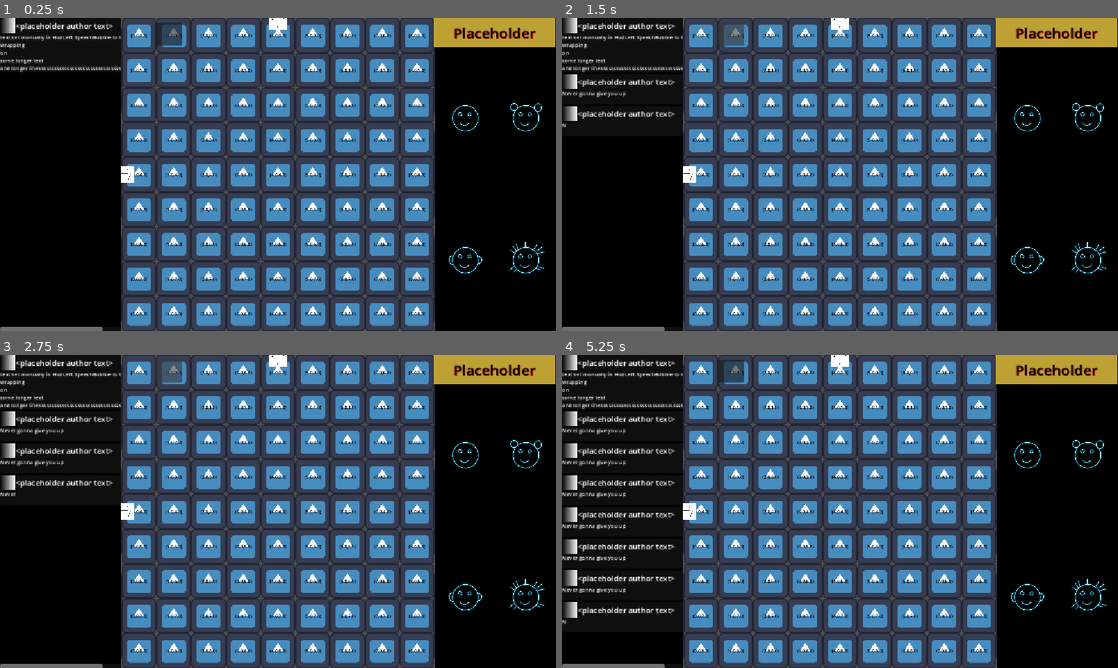
Above: before the commit, frames 1-4 (two rows, left to right).
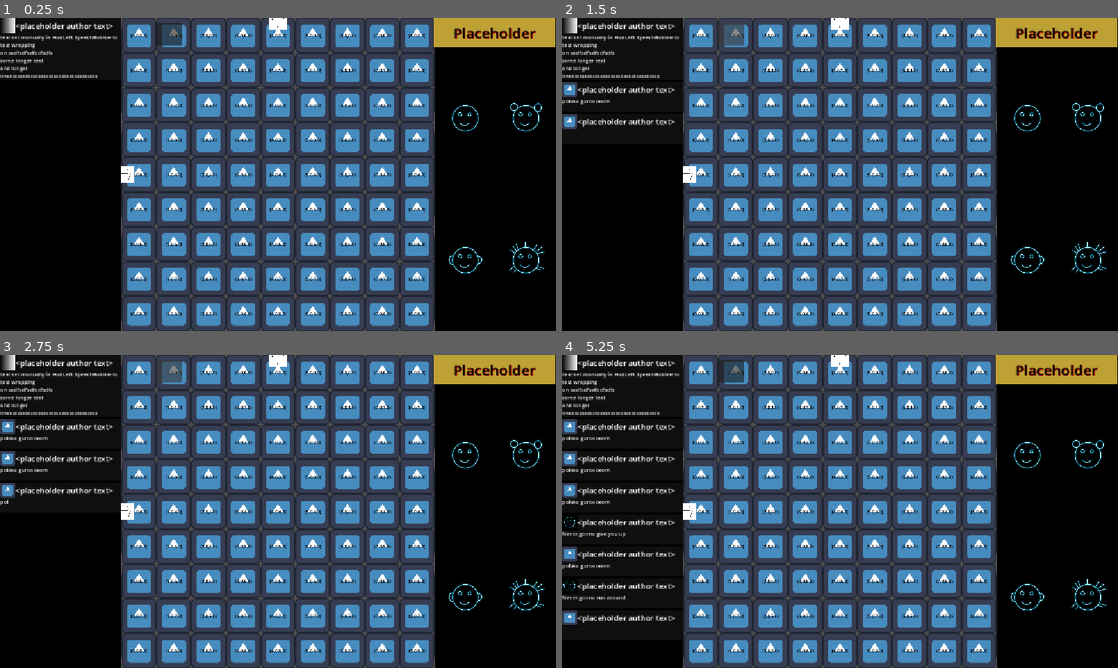
Above: after the commit, the same moments.

Repository: Wallted/ldjam-60
Game: Godot game, scene res://main.tscn
The game is run twice, just before and just after one commit, with the same random seed, the same clock (stepped at 60 frames per second) and the same inputs. The engine's default icon, where the game draws it, is replaced by a stand-in: a white triangle on a blue panel in a dark square.
Inputs (mouse positions are in pixels of both pictures, inside the frame that each line leads up to):
- Up to frame 1 (0.25 s): no input
- Up to frame 2 (1.5 s): click (728, 33) at 0.5 s; click (728, 33) at 1.25 s
- Up to frame 3 (2.75 s): click (166, 370) at 2 s
- Up to frame 4 (5.25 s): tap Enter at 2.75, 4.25 s; move the mouse to (634, 408) at 2.77 s; hold 1 (speak_1) 2.78-3.53 s; click (634, 408) at 2.92 s; tap 2 (speak_2) at 3.05, 3.6 s; tap Space at 3.5, 5 s; move the mouse to (634, 511) at 3.52 s; click (634, 511) at 3.67 s; tap 3 (speak_3) at 3.8 s; move the mouse to (634, 614) at 4.27 s; hold 3 (speak_3) 4.28-5.03 s; click (634, 614) at 4.42 s; tap 4 (speak_4) at 4.55, 5.1 s; move the mouse to (1051, 408) at 5.02 s; click (1051, 408) at 5.17 s

The runs differ from the first frame. In frame 1, 0.7% of the frame differs, in the area x 0-22%, y 5-100%; in frame 2, 2.0%; in frame 3, 2.8%; in frame 4, 5.6%.

Commit message:
Add more sending message logic

Diff:
--- a/HUD/button.gd
+++ /dev/null
@@ -1,9 +0,0 @@
-extends Button
-@onready var hud_left: HUDLeft = $".."
-
-func _ready():
-	self.pressed.connect(_button_pressed)
-
-
-func _button_pressed():
-	hud_left.send_message('Rick', 'Never gonna give you up', 3.0)
--- a/HUD/hud.gd
+++ b/HUD/hud.gd
@@ -13,7 +13,6 @@
 func _process(_delta: float) -> void:
 	pass
 
-
 func send_message(
 	author: String = '',
 	message: String = '',
--- a/HUD/hud_left.gd
+++ b/HUD/hud_left.gd
@@ -4,6 +4,8 @@
 @onready var scroll_container: ScrollContainer = $ScrollContainer
 @onready var chat_window: Control = $ScrollContainer/ChatWindow
 const SPEECH_BUBBLE = preload("uid://dsg5bxkh2cocg")
+
+signal test_button_pressed(author: String, message: String)
 
 # Called when the node enters the scene tree for the first time.
 func _ready() -> void:
@@ -28,9 +30,9 @@
 	speech_bubble.text = message
 	speech_bubble.author = author
 	speech_bubble.duration = duration
+	chat_window.add_child(speech_bubble)
 	if avatar != null:
-		speech_bubble.avatar = avatar
-	chat_window.add_child(speech_bubble)
+		speech_bubble.avatar.texture = avatar
 	get_tree().create_timer(.01).timeout.connect(
 		func () -> void:
 			scroll_container.set_deferred(
@@ -38,3 +40,22 @@
 				scroll_container.get_v_scroll_bar().max_value + 200,
 			)
 	)
+
+
+func _on_button_pressed() -> void:
+	var author = "pudzian"
+	var message = "polska gurooooom"
+
+	if Input.is_action_pressed("speak_1"):
+		author = "1"
+		message = "Never gonna give you up"
+	if Input.is_action_pressed("speak_2"):
+		author = "2"
+		message = "Never gonna let you down"
+	if Input.is_action_pressed("speak_3"):
+		author = "3"
+		message = "Never gonna run around"
+	if Input.is_action_pressed("speak_4"):
+		author = "4"
+		message = "And desert you"
+	test_button_pressed.emit(author, message)
--- a/HUD/hud_left.tscn
+++ b/HUD/hud_left.tscn
@@ -2,7 +2,6 @@
 
 [ext_resource type="Script" uid="uid://u4ulo85n4q2g" path="res://HUD/hud_left.gd" id="1_2ihca"]
 [ext_resource type="PackedScene" uid="uid://dsg5bxkh2cocg" path="res://speech_bubble/speech_bubble.tscn" id="1_y81a5"]
-[ext_resource type="Script" uid="uid://de7ujkkpaaty7" path="res://HUD/button.gd" id="2_kdo4x"]
 
 [node name="HUDLeft" type="Control" unique_id=488148864]
 layout_mode = 3
@@ -23,15 +22,16 @@
 offset_bottom = 648.0
 
 [node name="ChatWindow" type="VBoxContainer" parent="ScrollContainer" unique_id=216737008]
-custom_minimum_size = Vector2(295, 339.93)
 layout_mode = 2
+size_flags_horizontal = 3
+size_flags_vertical = 3
 
 [node name="SpeechBubble" parent="ScrollContainer/ChatWindow" unique_id=35894961 instance=ExtResource("1_y81a5")]
-custom_minimum_size = Vector2(30, 112)
+custom_minimum_size = Vector2(30, 128)
 layout_mode = 2
 author = ""
 text = "text set manually in HudLeft.SpeechBubble to test wrapping
-on
+on sadfsdfsdfsdfsdfs
 some longer text
 and longer linessssssssssssssssssssssssssssssssss"
 
@@ -41,4 +41,5 @@
 offset_top = 10.0
 offset_right = 377.0
 offset_bottom = 57.0
-script = ExtResource("2_kdo4x")
+
+[connection signal="pressed" from="Button" to="." method="_on_button_pressed"]
--- /dev/null
+++ b/dialog_managier.gd
@@ -0,0 +1,6 @@
+extends Node
+
+signal message_sent(author: String, message: String)
+
+func send_message(author: String = '1', msg = '') -> void:
+	message_sent.emit(author, msg)
--- a/game/game.gd
+++ b/game/game.gd
@@ -1,11 +1,11 @@
 extends Node2D
 @onready var hud: HUD = $"../CanvasLayer/HUD"
 
-signal message(author, message)
+
 
 # Called when the node enters the scene tree for the first time.
 func _ready() -> void:
-	pass # Replace with function body.
+	DialogManagier.message_sent.connect(_on_message_sent)
 
 # Called every frame. 'delta' is the elapsed time since the previous frame.
 func _process(_delta: float) -> void:
@@ -13,9 +13,12 @@
 
 
 var avatars = {
-	"pudzian": load("res://icon.svg"),
+	"pudzian": preload("res://icon.svg"),
+	"1": preload("uid://cjilmcj7xjcec"),
+	"2": preload("uid://gb72nd0ogcis"),
+	"3": preload("uid://djt4o420wvuig"),
+	"4": preload("uid://yjtwwdhgh4ca"),
 }
-
 
 func send_message(
 	author: String = '',
@@ -25,3 +28,10 @@
 ):
 	avatar = avatars.get(author)
 	hud.send_message(author, message, duration, avatar)
+
+
+func _on_message_sent(author: String, message: String) -> void:
+	send_message(author, message, 3.0)
+
+func _on_hud_left_test_button_pressed(author: String, message: String) -> void:
+	send_message(author, message, 3.0)
--- a/main.tscn
+++ b/main.tscn
@@ -33,3 +33,5 @@
 [node name="PathSegmentHeadMasterWorkaroundAnimatorSingleton" parent="." unique_id=178939412 instance=ExtResource("5_lquwl")]
 visible = false
 is_the_head_master_workaround_animator_singleton = true
+
+[connection signal="test_button_pressed" from="CanvasLayer/HUD/HUDLeft" to="Game" method="_on_hud_left_test_button_pressed"]
--- a/project.godot
+++ b/project.godot
@@ -14,6 +14,10 @@
 run/main_scene="uid://b2fmexmangpdu"
 config/features=PackedStringArray("4.7", "GL Compatibility")
 config/icon="res://icon.svg"
+
+[autoload]
+
+DialogManagier="*uid://cb7d0gsgwmep5"
 
 [display]
 
--- a/speech_bubble/speech_bubble.tscn
+++ b/speech_bubble/speech_bubble.tscn
@@ -16,7 +16,7 @@
 border_color = Color(0.84281015, 0, 0.0017037323, 1)
 
 [node name="SpeechBubble" type="Control" unique_id=197747971]
-custom_minimum_size = Vector2(30, 30)
+custom_minimum_size = Vector2(30, 62)
 layout_mode = 3
 anchors_preset = 15
 anchor_right = 1.0
@@ -64,7 +64,7 @@
 clip_contents = false
 layout_mode = 2
 theme_override_font_sizes/normal_font_size = 11
-text = "<placeholder message text>"
+text = "<placeholder text>"
 fit_content = true
 scroll_active = false
 
Not shown, removed: HUD/button.gd.uid
Not shown, added: dialog_managier.gd.uid
